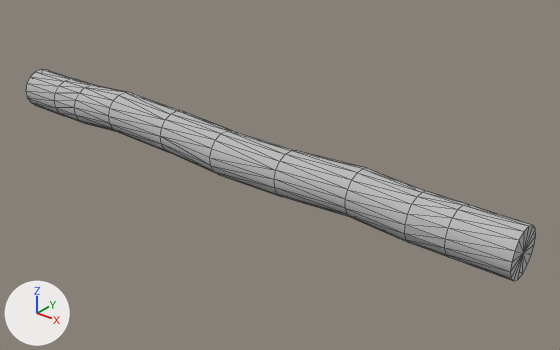
What one commit did to the glTF model src/worlds/KrieghoffsEyes/assets/models/RIA/Log.gltf.
The view is the same before and after, from a 50 mm camera at (4.46, -3.74, 2.07) aimed at (1.63, -0.19, -0.13). The lights are fixed; the arrows at lower left show +X, +Y and +Z. Mesh edges are drawn as thin lines. Where no turn or scale is listed for an object, it has been applied to the vertices.
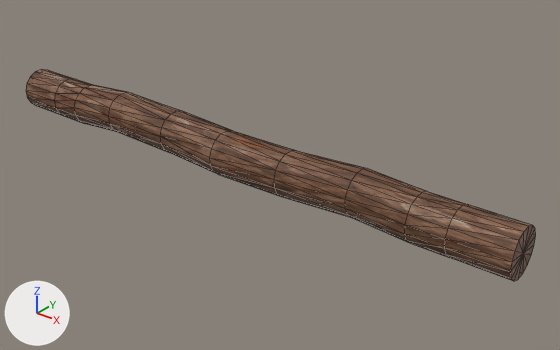
Where the change shows, as pixel boxes [x1, y1, x2, y2] in the pictures (560 x 350 px):
'Mesh_0.005', surface changed (grey to brown): [26, 69, 536, 281] in both

The change, as a diff of the scene's bpy script:
```diff
--- a/src/worlds/KrieghoffsEyes/assets/models/RIA/Log.gltf.py
+++ b/src/worlds/KrieghoffsEyes/assets/models/RIA/Log.gltf.py
@@ img_material_0_005_basecolor @@
+img_material_0_005_basecolor = load_image('Material_0_005_baseColor', 'textures/Material_0_005_baseColor.png', 512, 512, 'sRGB')
@@ img_material_0_005_occlusionroughnessmetallic @@
+img_material_0_005_occlusionroughnessmetallic = load_image('Material_0_005_occlusionRoughnessMetallic', 'textures/Material_0_005_occlusionRoughnessMetallic.png', 512, 512, 'Non-Color')
@@ mat_material_0_005 @@
 n0 = _N.new('ShaderNodeBsdfPrincipled'); n0.name = 'Principled BSDF'
-n0.inputs[0].default_value = (0.5, 0.5, 0.5, 1.0)  # 'Base Color', grey #bcbcbc
-n0.inputs[2].default_value = 1.0  # 'Roughness'
 n1 = _N.new('ShaderNodeOutputMaterial'); n1.name = 'Material Output'
+n2 = _N.new('ShaderNodeTexImage'); n2.name = 'Image Texture'
+n2.image = img_material_0_005_basecolor
+n3 = _N.new('ShaderNodeSeparateColor'); n3.name = 'Separate Color'
+n4 = _N.new('ShaderNodeTexImage'); n4.name = 'Image Texture.001'
+n4.image = img_material_0_005_occlusionroughnessmetallic
 _L.new(n0.outputs[0], n1.inputs[0])  # 'BSDF' to 'Surface'
+_L.new(n2.outputs[0], n0.inputs[0])  # 'Color' to 'Base Color'
+_L.new(n3.outputs[2], n0.inputs[1])  # 'Blue' to 'Metallic'
+_L.new(n3.outputs[1], n0.inputs[2])  # 'Green' to 'Roughness'
+_L.new(n4.outputs[0], n3.inputs[0])  # 'Color' to 'Color'
```
